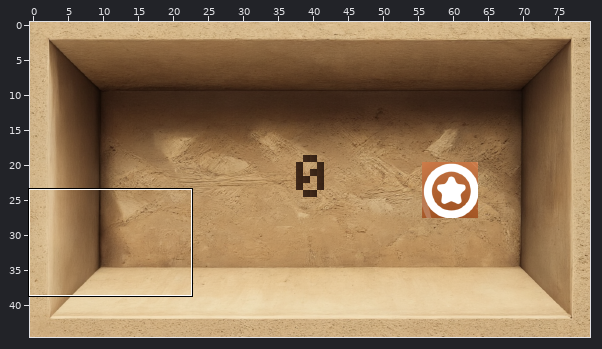
Tiled map (JSON), stored at public/tiled/rooms/room-3.json. The picture above shows the old version from afar; the outline marks the close-up.
Close-up. Before the edit:
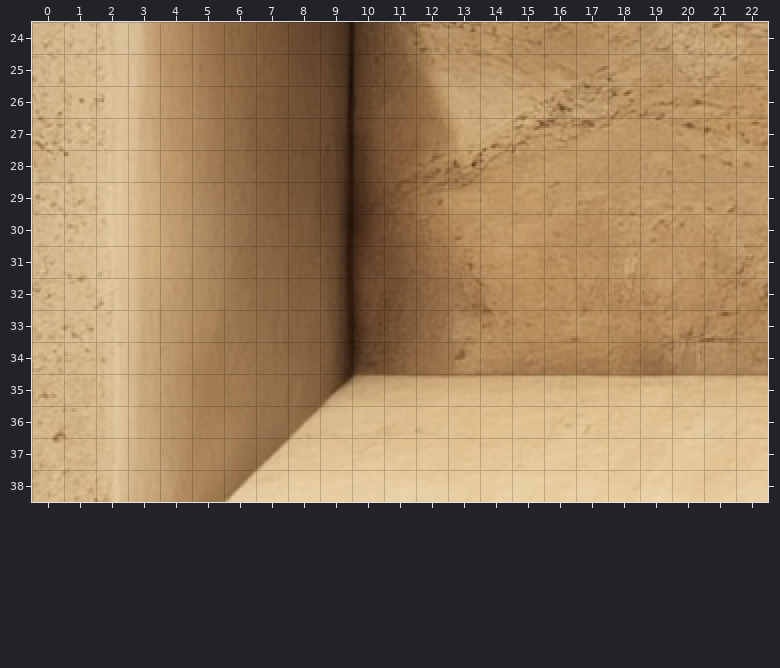
Cells are 16x16 px. Shown: x 0..22, y 24..38.
The result:
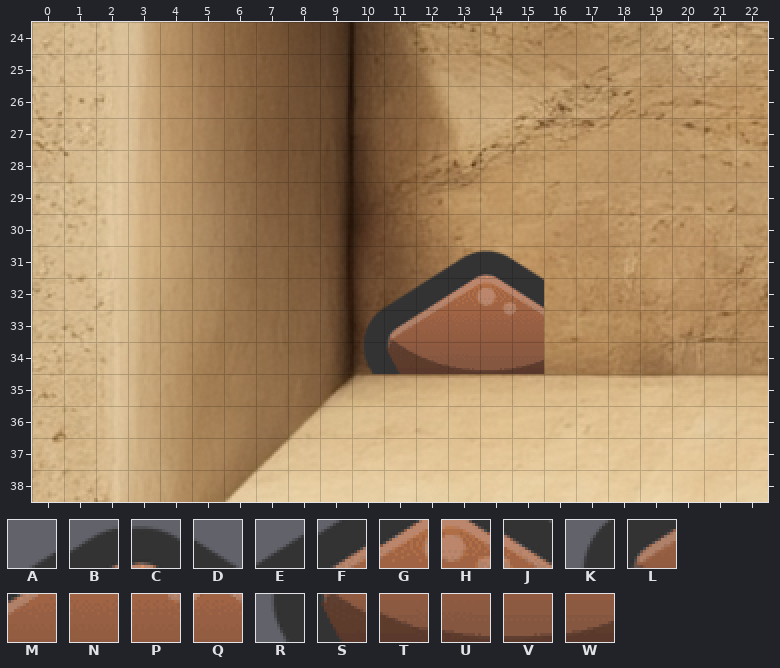
Key: from "items": A 388, B 389, C 390, D 391, E 462, F 463, G 464, H 465, J 466, K 536, L 537, M 538, N 539, P 540, Q 541, R 611, S 612, T 613, U 614, V 615, W 616.
_ is an empty cell, . an unchanged one.
Tiles of an added or newly shown layer are drawn over the layers below it.
Commit: support multiple layers for tiles (to support transparency)
What changed:
--- layer "obsticles" (added)
@@ x 10..15 @@
-31 ..____
-32 ._____
-33 ______
-34 ______
+31 ..ABCD
+32 .EFGHJ
+33 KLMNPQ
+34 RSTUVW
